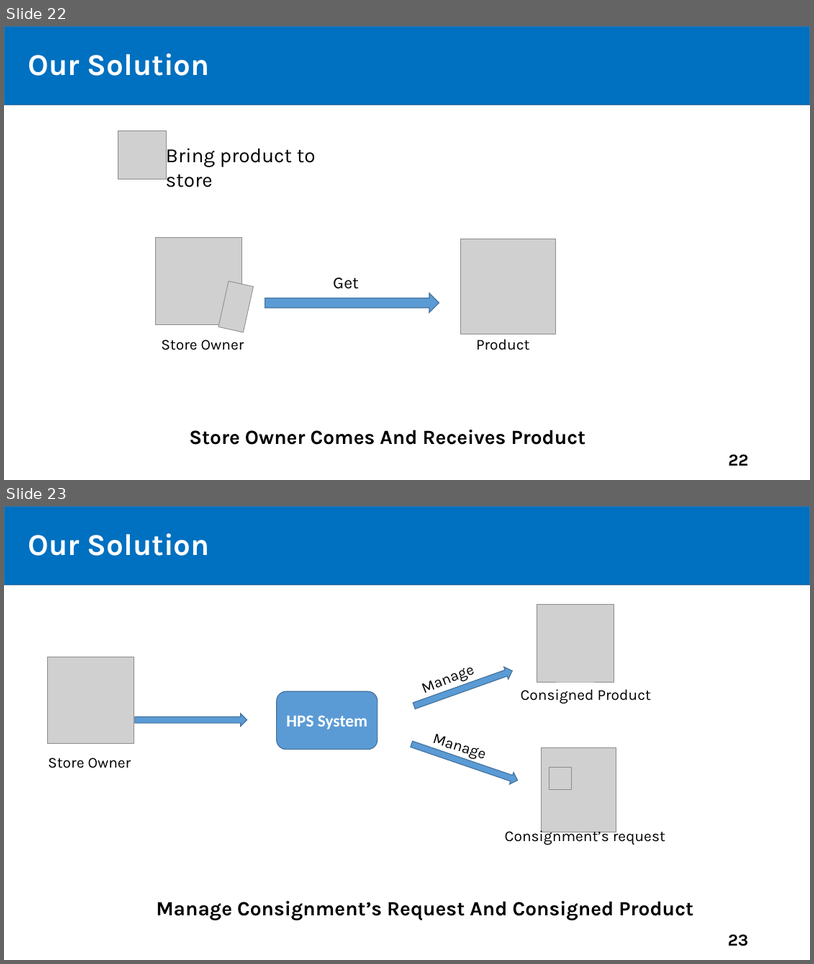
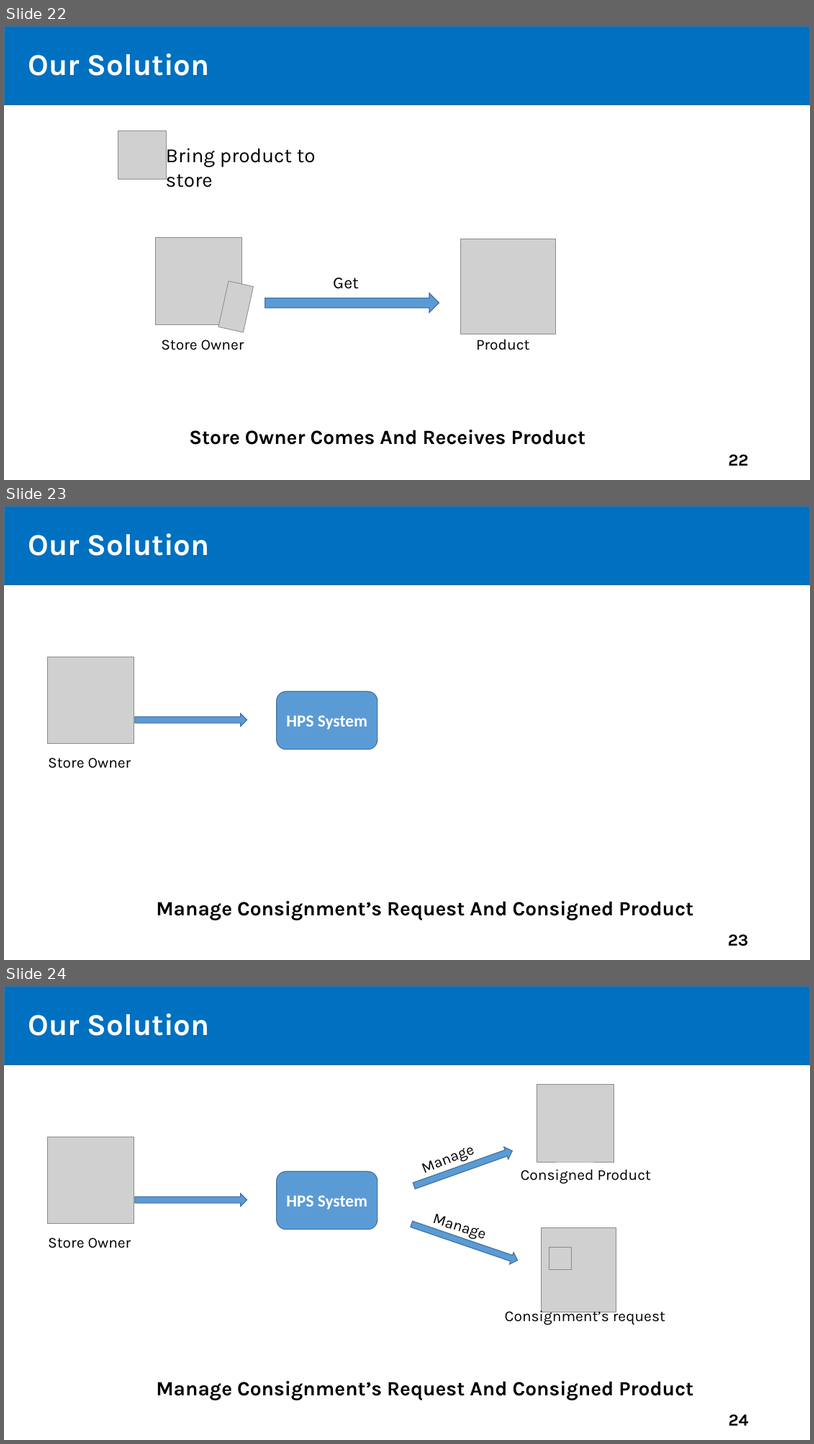
Before and after one commit to tiendan3108/CP, a slide deck: Source/Presentation/PreFinalPresentation.pptx. Shown one above the other, each under a label of ours: slides 22 and 23 before the commit, slides 22, 23 and 24 after it. The pictures are 814x964 and 814x1444 pixels, drawn with LibreOffice and Linux fonts; fonts in the diff are those of the drawing; grey boxes stand for pictures. Boxes give left, top, right and bottom in pixels: in the first picture for what was removed or moved away, otherwise in the second. Text is boxed around its words. In the diff, an @@ line names an element or a change of style, - is before the commit and + after.

```diff
--- a/Source/Presentation/PreFinalPresentation.pptx
+++ b/Source/Presentation/PreFinalPresentation.pptx
@@ slide 23 added at [4, 506, 810, 960], background #FFFFFF @@
@@ rectangle added at [4, 506, 810, 584], fill #0070C0, outline #43739E 1 pt @@
@@ text added at [28, 533, 210, 556], 36 pt, text #FFFFFF, bold @@
+Our Solution
@@ title added at [38, 537, 167, 556], 44 pt, text #FFFFFF, bold @@
+Outline
@@ picture added at [47, 656, 134, 743] @@
@@ rounded rectangle added at [277, 691, 378, 749], fill #5B9BD5, outline #43739E 1 pt, 20 pt, text #FFFFFF, bold @@
+HPS System
@@ right arrow added at [135, 713, 247, 726], fill #5B9BD5, outline #43739E 1 pt @@
@@ text added at [48, 757, 131, 768], 18 pt, text #000000 @@
+Store Owner
@@ text added at [156, 901, 694, 920], 24 pt, text #000000, bold @@
+Manage Consignment’s Request And Consigned Product
@@ page number added at [728, 934, 749, 946], 20 pt, text #000000, bold @@
+23
@@ what was slide 23 is now slide 24 @@
@@ page number at [729, 1414, 749, 1425]: text changed @@
-23
+24
```
Also in this commit, not shown: 6 slides changed, 19 other slides added.
